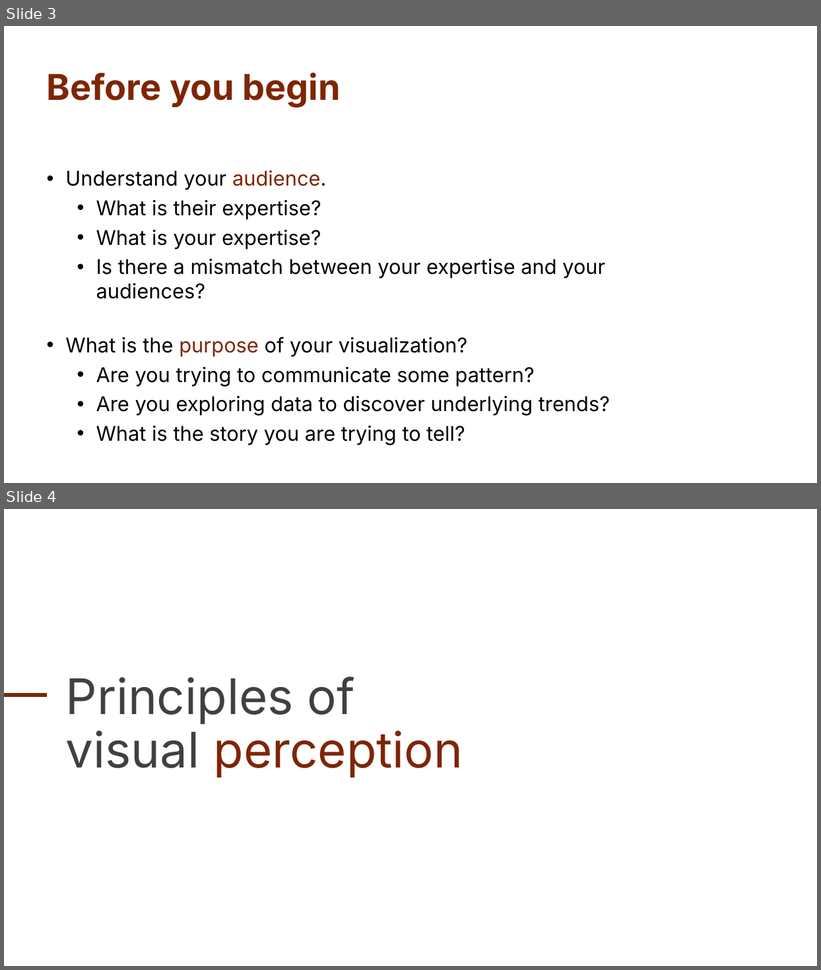
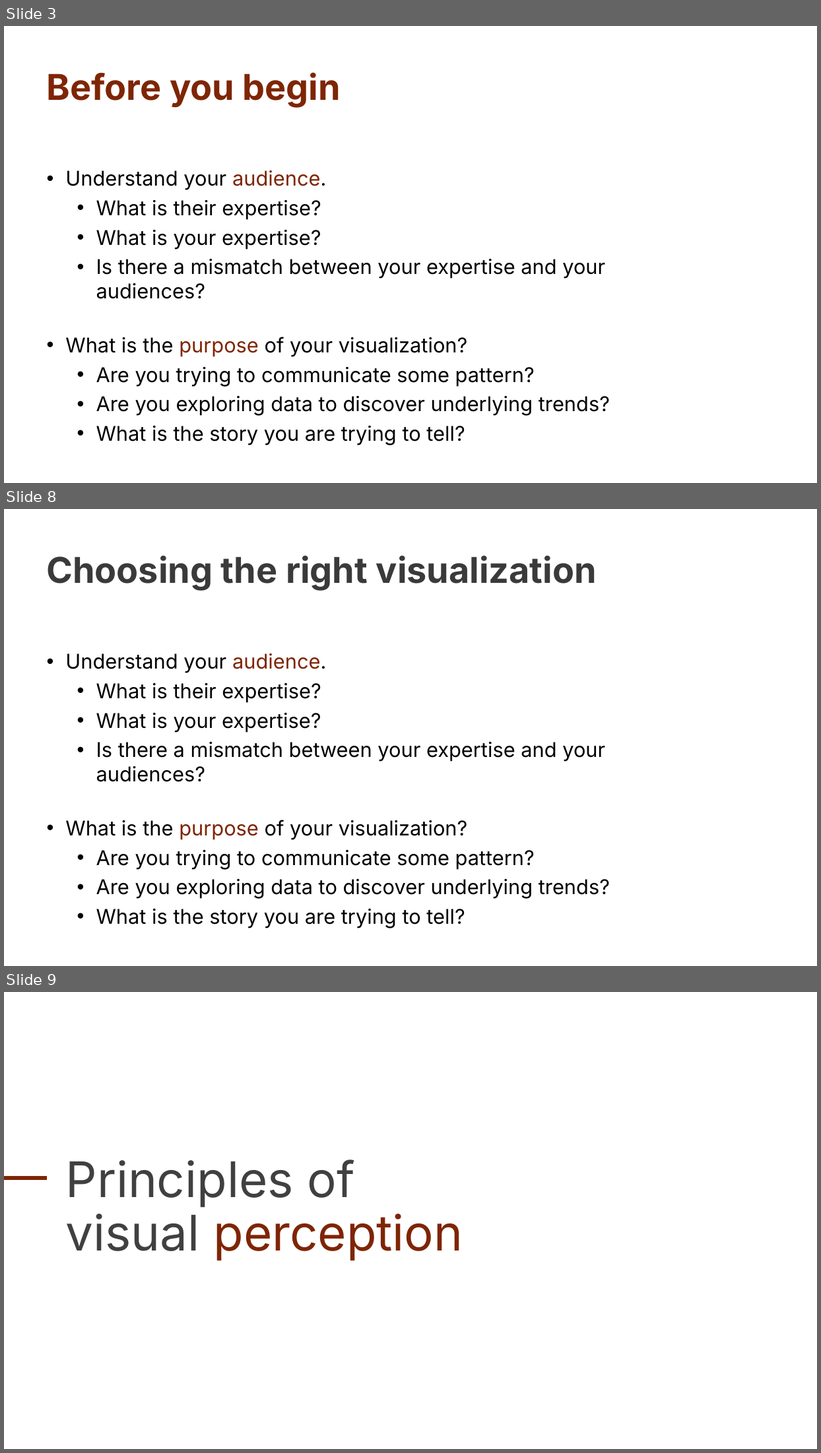
Before and after one commit to pete-lawson/visualize-it-dlf-2026, a slide deck: docs/materials/dlf-data-visualization.pptx. Shown one above the other, each under a label of ours: slides 3 and 4 before the commit, slides 3, 8 and 9 after it; the slides between them are not shown. The pictures are 821x970 and 821x1453 pixels, drawn with LibreOffice and Linux fonts; fonts in the diff are those of the drawing. Boxes give left, top, right and bottom in pixels: in the first picture for what was removed or moved away, otherwise in the second. Text is boxed around its words. In the diff, an @@ line names an element or a change of style, - is before the commit and + after.

```diff
--- a/docs/materials/dlf-data-visualization.pptx
+++ b/docs/materials/dlf-data-visualization.pptx
@@ slide 8 added at bbox=[4, 509, 817, 966], background #FFFFFF @@
@@ text added at bbox=[46, 555, 597, 590], 42 pt, text #3A3A3A, bold @@
+Choosing the right visualization
@@ text added at bbox=[65, 654, 610, 929], 24 pt, text #000000 @@
+• Understand your audience.
+  • What is their expertise?
+  • What is your expertise?
+  • Is there a mismatch between your expertise and your audiences?
+• What is the purpose of your visualization?
+  • Are you trying to communicate some pattern?
+  • Are you exploring data to discover underlying trends?
+  • What is the story you are trying to tell?
@@ what was slide 4 is now slide 9 @@
```
Also in this commit, not shown: 1 slide changed, 10 other slides added, 8 other files.
